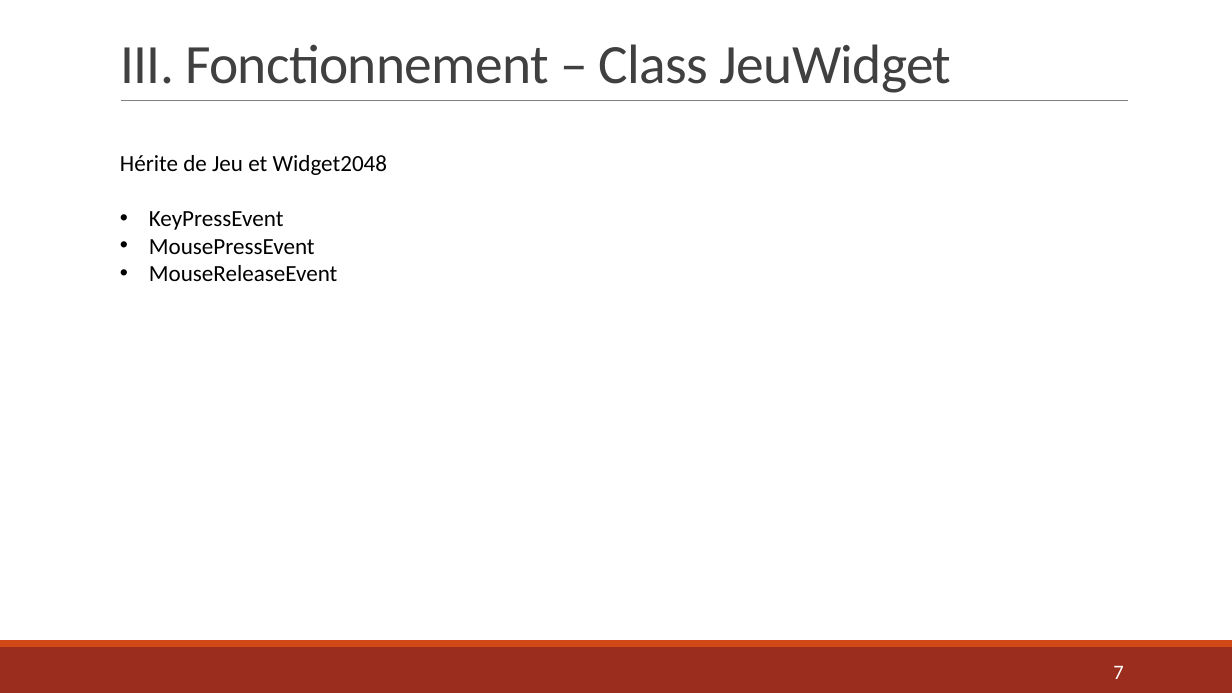
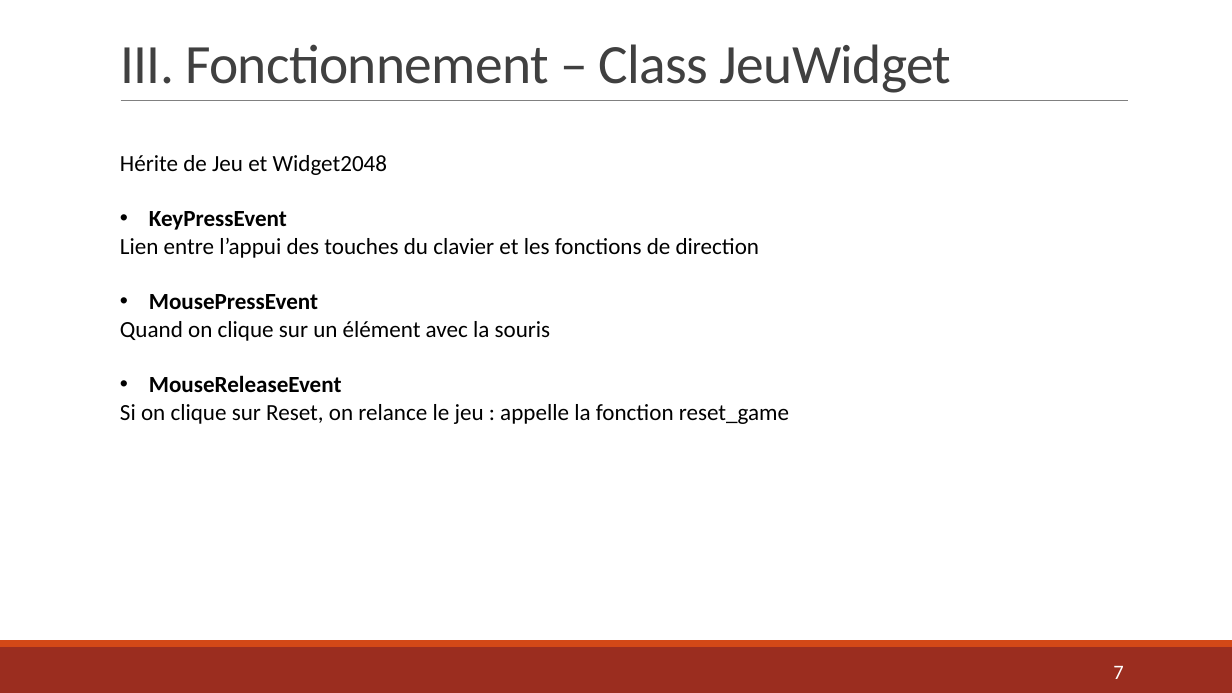
Before and after one commit to AlexandraDarco/prog_2048, a slide deck: slide 7 of Projet Info – Jeu 2048.pptx. Drawn at 1232x693 pixels with LibreOffice and Linux fonts; fonts in the diff are those of the drawing. Boxes give left, top, right and bottom in pixels: in the first picture for what was removed or moved away, otherwise in the second. Text is boxed around its words. In the diff, an @@ line names an element or a change of style, - is before the commit and + after.

```diff
--- a/Projet Info – Jeu 2048.pptx
+++ b/Projet Info – Jeu 2048.pptx
@@ text at (120, 238, 760, 258): paragraph added @@
+Lien entre l’appui des touches du clavier et les fonctions de direction
@@ text at (149, 211, 342, 392): bold on in "KeyPressEvent", "MousePressEvent", "MouseReleaseEvent" @@
@@ text at (120, 321, 551, 341): paragraph added @@
+Quand on clique sur un élément avec la souris
@@ text at (120, 404, 789, 424): paragraph added @@
+Si on clique sur Reset, on relance le jeu : appelle la fonction reset_game
```
Also in this commit, not shown: 1 slide added, 2 other files.
